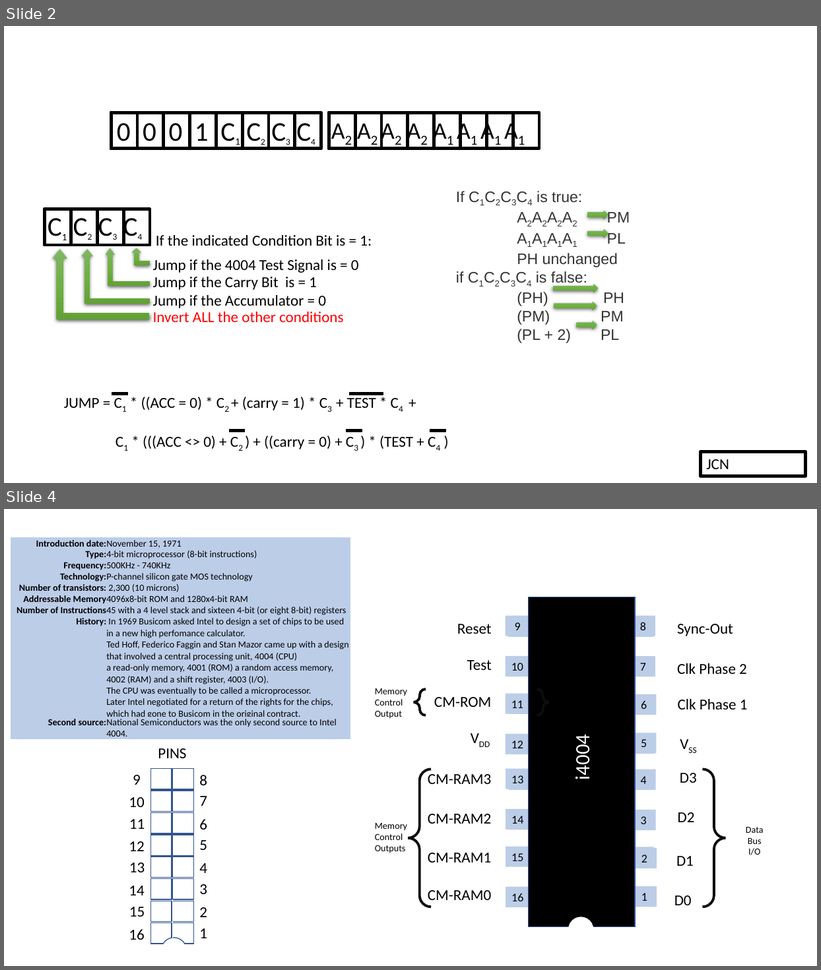
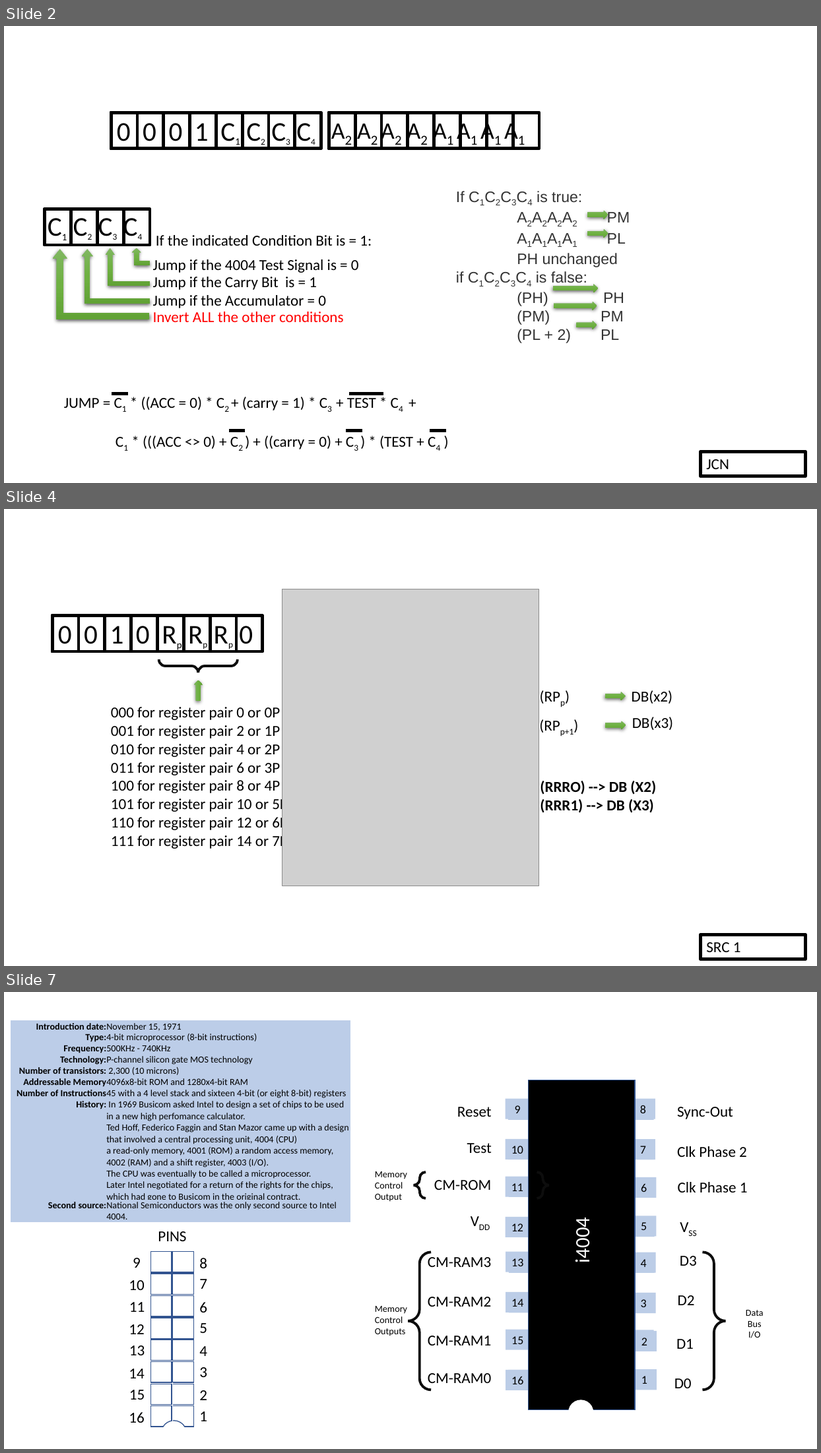
Before and after one commit to alshapton/Pyntel4004, a slide deck: pyntel4004/docs/resources.pptx. Shown one above the other, each under a label of ours: slides 2 and 4 before the commit, slides 2, 4 and 7 after it; the slides between them are not shown. The pictures are 821x970 and 821x1453 pixels, drawn with LibreOffice and Linux fonts; fonts in the diff are those of the drawing; grey boxes stand for pictures. Boxes give left, top, right and bottom in pixels: in the first picture for what was removed or moved away, otherwise in the second. Text is boxed around its words. In the diff, an @@ line names an element or a change of style, - is before the commit and + after.

```diff
--- a/pyntel4004/docs/resources.pptx
+++ b/pyntel4004/docs/resources.pptx
@@ slide 4 added at [4,509,817,966], background #FFFFFF @@
@@ group added at [52,563,288,850]: 8 rectangles, 2 texts, 1 right arrow, 1 brace pair @@
+000 for register pair 0 or 0P
+001 for register pair 2 or 1P
+010 for register pair 4 or 2P
+011 for register pair 6 or 3P
+100 for register pair 8 or 4P
+101 for register pair 10 or 5P
+110 for register pair 12 or 6P
+111 for register pair 14 or 7P
+0 0 1 0 Rp Rp Rp 0
@@ picture added at [282,590,539,886] @@
@@ text added at [533,684,577,708], 18 pt, text #000000 @@
+(RPp)
@@ right arrow added at [605,692,626,700], fill gradient #81B861 to #6FB242 to #62A336 @@
@@ text added at [632,691,673,704], 18 pt, text #000000 @@
+DB(x2)
@@ right arrow added at [605,722,626,730], fill gradient #81B861 to #6FB242 to #62A336 @@
@@ text added at [632,717,673,730], 18 pt, text #000000 @@
+DB(x3)
@@ text added at [560,729,574,736], 18 pt, text #000000 @@
+(RPp+1)
@@ text added at [540,781,656,813], 18 pt, text #000000, bold @@
+(RRRO) --> DB (X2)
+(RRR1) --> DB (X3)
@@ rectangle added at [700,935,805,959], outline #000000 3.75 pt, 18 pt, text #000000 @@
+SRC 1
@@ what was slide 4 is now slide 7 @@
```
Also in this commit, not shown: 1 slide changed, 3 other slides added, 5 other files.
